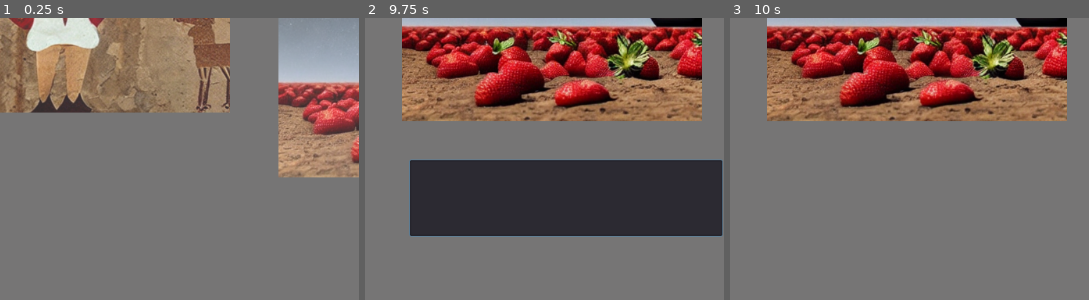
Above: before the commit, frames 1-3 (left to right).
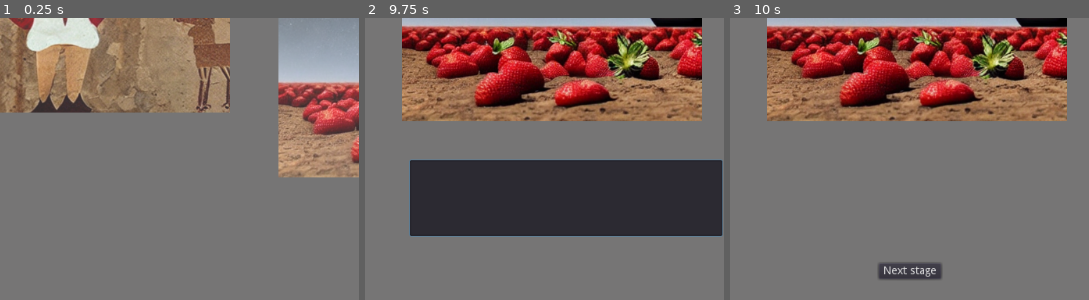
Above: after the commit, the same moments.

Repository: Aidturith/ld51_every_10_seconds
Game: Godot game, scene res://scenes/Game.tscn
The game is run twice, just before and just after one commit, with the same random seed, the same clock (stepped at 60 frames per second) and the same inputs.
Inputs (mouse positions are % of the whole screen's width and height, from its top left):
- Up to frame 1 (0.25 s): no input
- Up to frame 2 (9.75 s): click (47, 82) at 0.52 s; type "12" at 0.6 s; click (44, 95) at 1.25 s, where only the run after the commit has a clickable "Next stage"; click (44, 95) at 2 s, where only the run after the commit has a clickable "Next stage"; click (44, 95) at 2.75 s, where only the run after the commit has a clickable "Next stage"; tap Enter (ui_accept) at 3.5, 3.77, 4.25, 4.52, 5, 5.75, 6.02, 6.5, 6.77, 7.25, 7.52, 9.02 s; move the mouse to (79, 48) at 3.52 s; click (79, 48) at 3.67 s; move the mouse to (32, 59) at 4.27 s; click (32, 59) at 4.42 s; move the mouse to (65, 30) at 5.02 s; click (65, 30) at 5.17 s; move the mouse to (48, 74) at 5.77 s; click (48, 74) at 5.92 s; move the mouse to (87, 69) at 6.52 s; click (87, 69) at 6.67 s; move the mouse to (21, 37) at 7.27 s; click (21, 37) at 7.42 s; move the mouse to (60, 53) at 8.02 s; click (60, 53) at 8.17 s; move the mouse to (37, 27) at 8.77 s; click (37, 27) at 8.92 s; move the mouse to (79, 48) at 9.52 s; click (79, 48) at 9.67 s
- Up to frame 3 (10 s): tap Enter (ui_accept) at 9.77 s
The pictures show only the part of the screen within x 19-69%, y 50-100%; the shares and areas given below are measured in that part.

Frames 1-2 are identical in both runs. In frame 3, 1.0% of the frame differs, in the area x 41-60%, y 86-93%.

Commit message:
Tying scenes together

Diff:
--- a/src/scenes/Choosing.tscn
+++ b/src/scenes/Choosing.tscn
@@ -1,6 +1,6 @@
 [gd_scene load_steps=3 format=2]
 
-[ext_resource path="res://scripts/Choosing.gd" type="Script" id=1]
+[ext_resource path="res://scripts/scenes/Choosing.gd" type="Script" id=1]
 [ext_resource path="res://assets/white_placeholder.png" type="Texture" id=2]
 
 [node name="Choosing" type="Node2D"]
--- a/src/scenes/Game.tscn
+++ b/src/scenes/Game.tscn
@@ -25,5 +25,6 @@
 margin_right = 22.0
 margin_bottom = 703.0
 
+[connection signal="next_stage" from="Scenes/Result" to="." method="_on_Result_next_stage"]
 [connection signal="image_selected" from="Scenes/Choosing" to="." method="_on_Choosing_image_selected"]
 [connection signal="clock_stop" from="UI/TickingClock" to="." method="_on_TickingClock_clock_stop"]
--- a/src/scenes/Result.tscn
+++ b/src/scenes/Result.tscn
@@ -1,6 +1,6 @@
 [gd_scene load_steps=3 format=2]
 
-[ext_resource path="res://scripts/Result.gd" type="Script" id=1]
+[ext_resource path="res://scripts/scenes/Result.gd" type="Script" id=1]
 [ext_resource path="res://assets/white_placeholder.png" type="Texture" id=2]
 
 [node name="Result" type="Node2D"]
@@ -26,3 +26,12 @@
 rect_scale = Vector2( 0.75, 0.75 )
 texture = ExtResource( 2 )
 stretch_mode = 1
+
+[node name="Button" type="Button" parent="."]
+margin_left = 376.0
+margin_top = 675.0
+margin_right = 456.0
+margin_bottom = 695.0
+text = "Next stage"
+
+[connection signal="pressed" from="Button" to="." method="_on_Button_pressed"]
--- a/src/scenes/Typing.tscn
+++ b/src/scenes/Typing.tscn
@@ -1,6 +1,6 @@
 [gd_scene load_steps=3 format=2]
 
-[ext_resource path="res://scripts/Typing.gd" type="Script" id=1]
+[ext_resource path="res://scripts/scenes/Typing.gd" type="Script" id=1]
 [ext_resource path="res://assets/white_placeholder.png" type="Texture" id=2]
 
 [node name="Typing" type="Node2D"]
--- a/src/scripts/Game.gd
+++ b/src/scripts/Game.gd
@@ -12,6 +12,29 @@
 	var image_b = pick_image()
 	self.picks = [image_a, image_b]
 	$Scenes/Choosing.init(picks)
+	$Scenes/Choosing.enable()
+
+func _on_Choosing_image_selected(index):
+	self.selected = picks[index]
+	$Scenes/Choosing.disable()
+	$Scenes/Typing.enable()
+	$Scenes/Typing.init(selected)
+
+func _on_TickingClock_clock_stop():
+	$Scenes/Typing.disable()
+	var scores = get_scores()
+	$Scenes/Result.enable()
+	$Scenes/Result.init(selected)
+	$Scenes/Result.update_score(scores)
+
+func _on_Result_next_stage():
+	$Scenes/Result.disable()
+	var image_a = pick_image()
+	var image_b = pick_image()
+	self.picks = [image_a, image_b]
+	$Scenes/Choosing.enable()
+	$Scenes/Choosing.init(picks)
+	$UI/TickingClock/Timer.start()
 
 func load_images(path: String):
 	var scene = load("res://scenes/ImagePrompt.tscn")
@@ -35,22 +58,6 @@
 		var pick = randi() % self.images.size()
 		return self.images.pop_at(pick)
 
-func _on_Choosing_image_selected(index):
-	self.selected = picks[index]
-	$Scenes/Choosing.hide()
-	$Scenes/Choosing.pause_mode = Node.PAUSE_MODE_STOP
-	$Scenes/Typing.init(selected)
-
-func _on_TickingClock_clock_stop():
-	$Scenes/Typing/LineEdit.editable = false
-	$Scenes/Typing.hide()
-	$Scenes/Typing.pause_mode = Node.PAUSE_MODE_STOP
-	var scores = get_scores()
-	$Scenes/Result.init(selected)
-	$Scenes/Result.update_score(scores)
-	$Scenes/Result.show()
-	$Scenes/Result.pause_mode = Node.PAUSE_MODE_INHERIT
-
 func get_scores():
 	var title_tokens = $Scenes/Typing/LineEdit.text.split(" ", false)
 	var scores = []
--- a/src/scripts/Choosing.gd
+++ b/src/scripts/scenes/Choosing.gd
@@ -1,4 +1,4 @@
-extends Node2D
+extends "res://scripts/scenes/GameScene.gd"
 
 signal image_selected
 
--- /dev/null
+++ b/src/scripts/scenes/GameScene.gd
@@ -0,0 +1,9 @@
+extends Node2D
+
+func enable():
+	show()
+	pause_mode = Node.PAUSE_MODE_INHERIT
+
+func disable():
+	hide()
+	pause_mode = Node.PAUSE_MODE_STOP
--- a/src/scripts/Result.gd
+++ b/src/scripts/scenes/Result.gd
@@ -1,7 +1,16 @@
-extends Node2D
+extends "res://scripts/scenes/GameScene.gd"
+
+signal next_stage
+
+func _on_Button_pressed():
+	emit_signal("next_stage")
 
 func init(selected: ImagePrompt):
 	$Image.texture = load(selected.path)
+
+func enable():
+	.enable()
+	$RichTextLabel.clear()
 
 func update_score(scores_data):
 	for data in scores_data:
--- a/src/scripts/Typing.gd
+++ b/src/scripts/scenes/Typing.gd
@@ -1,4 +1,8 @@
-extends Node2D
+extends "res://scripts/scenes/GameScene.gd"
+
+func enable():
+	.enable()
+	$LineEdit.clear()
 
 func init(selected: ImagePrompt):
 	$Image.texture = load(selected.path)
